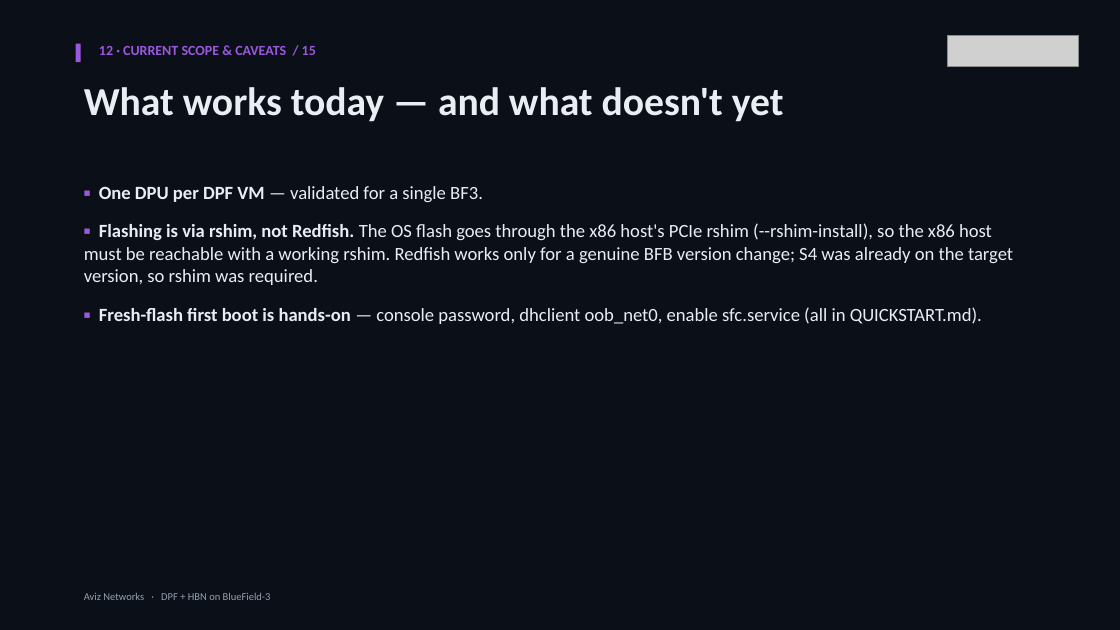
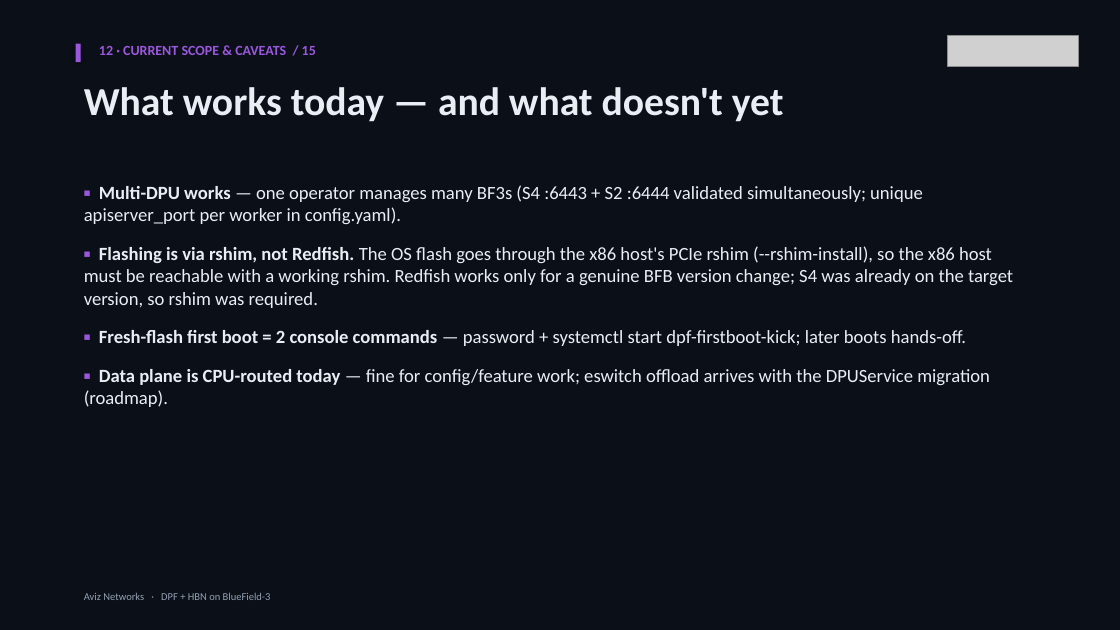
Before and after one commit to AvizNetworks/dno_poc, a slide deck: slide 13 of hbn_latest/dpf/docs/dpf-hbn-deck-aviz.pptx. Drawn at 1120x630 pixels with LibreOffice and Linux fonts; fonts in the diff are those of the drawing; grey boxes stand for pictures. Boxes give left, top, right and bottom in pixels: in the first picture for what was removed or moved away, otherwise in the second. Text is boxed around its words. In the diff, an @@ line names an element or a change of style, - is before the commit and + after.

```diff
--- a/hbn_latest/dpf/docs/dpf-hbn-deck-aviz.pptx
+++ b/hbn_latest/dpf/docs/dpf-hbn-deck-aviz.pptx
@@ text at (84,185,923,224): text changed @@
-▪ One DPU per DPF VM — validated for a single BF3.
+▪ Multi-DPU works — one operator manages many BF3s (S4 :6443 + S2 :6444 validated simultaneously; unique apiserver_port per worker in config.yaml).
@@ text at (84,330,990,407): text changed @@
-▪ Fresh-flash first boot is hands-on — console password, dhclient oob_net0, enable sfc.service (all in QUICKSTART.md).
+▪ Fresh-flash first boot = 2 console commands — password + systemctl start dpf-firstboot-kick; later boots hands-off.
+▪ Data plane is CPU-routed today — fine for config/feature work; eswitch offload arrives with the DPUService migration (roadmap).
```
Also in this commit, not shown: 4 other slides changed, 4 other files.
